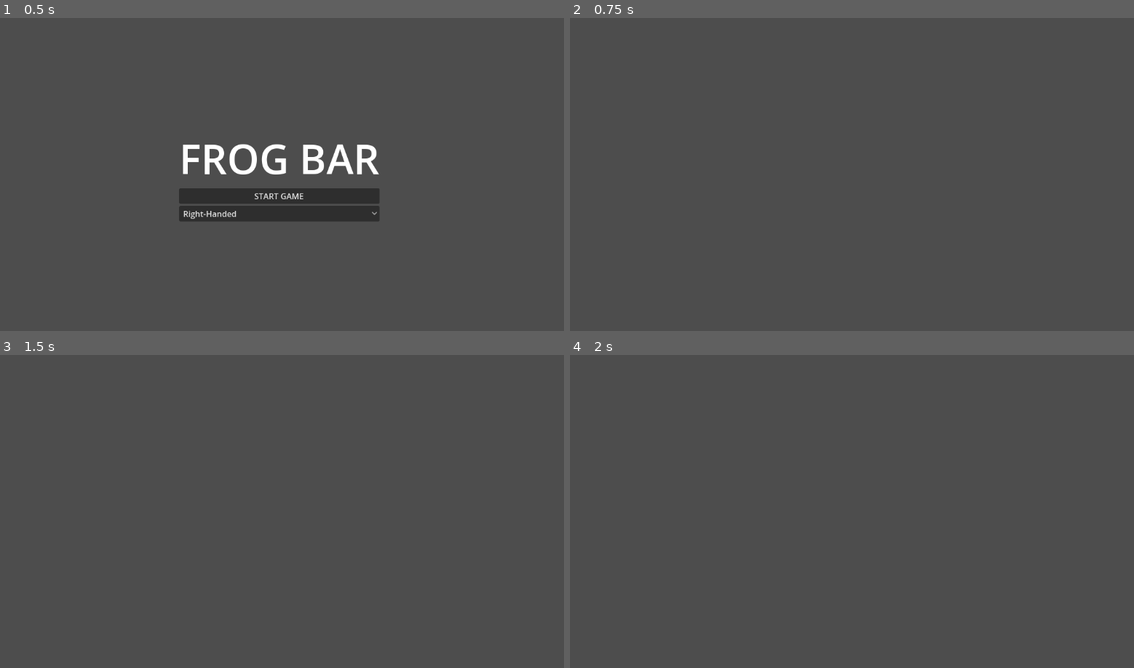
Above: before the commit, frames 1-4 (two rows, left to right).
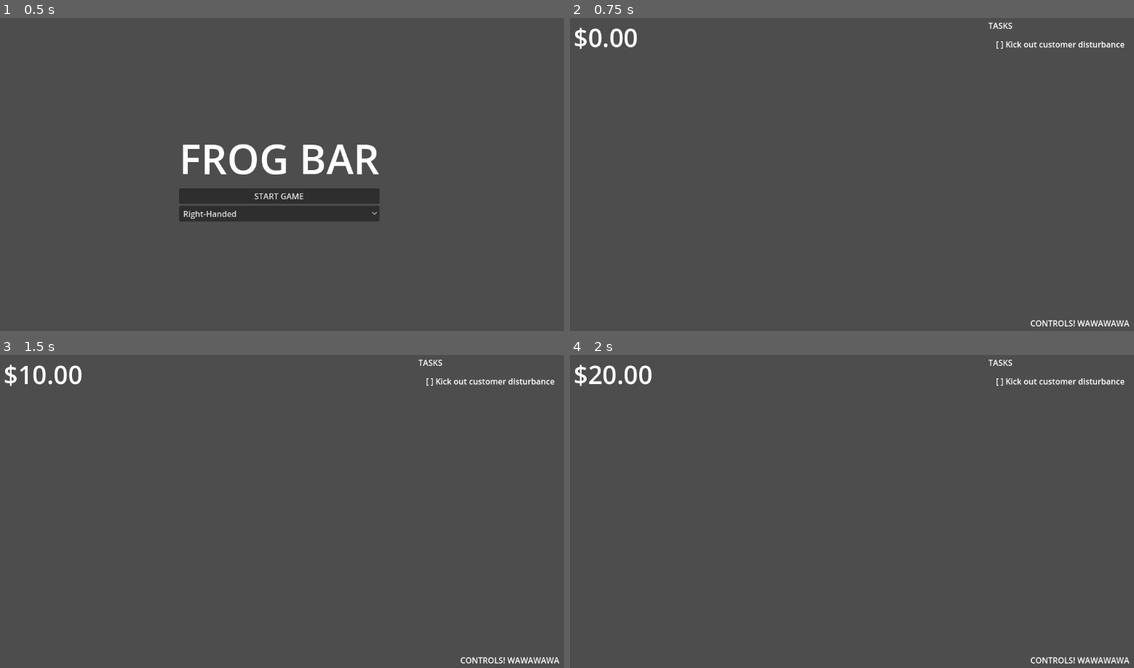
Above: after the commit, the same moments.

Repository: csweet22/FrogBar
Game: Godot game, scene res://Menus/main_menu.tscn
The game is run twice, just before and just after one commit, with the same random seed, the same clock (stepped at 60 frames per second) and the same inputs. Before the commit the project has no main scene; this scene is started directly in both runs.
Inputs:
- Up to frame 1 (0.5 s): no input
- Up to frame 2 (0.75 s): click "START GAME" at 0.5 s
- Up to frame 3 (1.5 s): tap Enter (ui_accept) at 1.25, 1.35 s; hold Right (ui_right) from 1.28 s (still down)
- Up to frame 4 (2 s): keep holding Right (ui_right); tap Enter (ui_accept) at 1.52, 1.82 s

Frame 1 is identical in both runs. In frame 2, 0.8% of the frame differs, in the area x 0-100%, y 1-99%; in frame 3, 0.9%; in frame 4, 0.9%.

Commit message:
Score system pass 1

Diff:
--- a/Entities/player.gd
+++ b/Entities/player.gd
@@ -16,6 +16,9 @@
 	# Handle jump.
 	if Input.is_action_just_pressed("ui_accept") and is_on_floor():
 		velocity.y = JUMP_VELOCITY
+	# Handle jump.
+	if Input.is_action_just_pressed("ui_accept"):
+		GameManager.add_score(5.00)
 
 	# Get the input direction and handle the movement/deceleration.
 	# As good practice, you should replace UI actions with custom gameplay actions.
--- /dev/null
+++ b/Menus/hud_menu.gd
@@ -0,0 +1,10 @@
+extends Control
+
+@export var score_label: Label
+
+# Called when the node enters the scene tree for the first time.
+func _ready() -> void:
+	GameManager.score_changed.connect(on_score_changed)
+
+func on_score_changed(score: float):
+	score_label.text = "$" + ("%.2f" % score)
--- a/Menus/hud_menu.tscn
+++ b/Menus/hud_menu.tscn
@@ -1,9 +1,77 @@
-[gd_scene format=3 uid="uid://dt1algih62327"]
+[gd_scene load_steps=3 format=3 uid="uid://dt1algih62327"]
 
-[node name="HudMenu" type="Control"]
+[ext_resource type="Script" path="res://Menus/hud_menu.gd" id="1_dqlh7"]
+
+[sub_resource type="LabelSettings" id="LabelSettings_ju0bk"]
+font_size = 50
+
+[node name="HudMenu" type="Control" node_paths=PackedStringArray("score_label")]
 layout_mode = 3
 anchors_preset = 15
 anchor_right = 1.0
 anchor_bottom = 1.0
 grow_horizontal = 2
 grow_vertical = 2
+script = ExtResource("1_dqlh7")
+score_label = NodePath("TipsContainer/Label")
+
+[node name="TipsContainer" type="MarginContainer" parent="."]
+layout_mode = 1
+offset_right = 197.0
+offset_bottom = 40.0
+theme_override_constants/margin_left = 30
+theme_override_constants/margin_top = 15
+
+[node name="Label" type="Label" parent="TipsContainer"]
+layout_mode = 2
+text = "$0.00"
+label_settings = SubResource("LabelSettings_ju0bk")
+
+[node name="Main" type="MarginContainer" parent="."]
+layout_mode = 1
+anchors_preset = 1
+anchor_left = 1.0
+anchor_right = 1.0
+offset_left = -315.0
+offset_bottom = 85.0
+grow_horizontal = 0
+theme_override_constants/margin_left = 15
+theme_override_constants/margin_top = 15
+theme_override_constants/margin_right = 15
+theme_override_constants/margin_bottom = 15
+
+[node name="TaskContainer" type="VBoxContainer" parent="Main"]
+layout_mode = 2
+
+[node name="Title" type="Label" parent="Main/TaskContainer"]
+layout_mode = 2
+text = "TASKS"
+
+[node name="MarginContainer" type="MarginContainer" parent="Main/TaskContainer"]
+layout_mode = 2
+theme_override_constants/margin_left = 15
+theme_override_constants/margin_top = 10
+theme_override_constants/margin_right = 15
+theme_override_constants/margin_bottom = 10
+
+[node name="Label" type="Label" parent="Main/TaskContainer/MarginContainer"]
+layout_mode = 2
+text = "[ ] Kick out customer disturbance"
+
+[node name="ControlsContainer" type="MarginContainer" parent="."]
+layout_mode = 1
+anchors_preset = 3
+anchor_left = 1.0
+anchor_top = 1.0
+anchor_right = 1.0
+anchor_bottom = 1.0
+offset_left = -40.0
+offset_top = -40.0
+grow_horizontal = 0
+grow_vertical = 0
+theme_override_constants/margin_right = 20
+theme_override_constants/margin_bottom = 20
+
+[node name="Label" type="Label" parent="ControlsContainer"]
+layout_mode = 2
+text = "CONTROLS! WAWAWAWA"
--- a/game_manager.gd
+++ b/game_manager.gd
@@ -8,7 +8,7 @@
 var frogs
 
 signal game_ended
-signal score_changed
+signal score_changed(new_score: float)
 
 func _ready() -> void:
 	# load in all frogs in scene into list
@@ -22,8 +22,8 @@
 
 func set_score(value: float) -> void:
 	if score != value:
-		score_changed.emit()
-	score = value
+		score = value
+		score_changed.emit(score)
 
 func get_score() -> float:
 	return score
--- a/main_level.tscn
+++ b/main_level.tscn
@@ -1,3 +1,10 @@
-[gd_scene format=3 uid="uid://cv2oe30rc31yb"]
+[gd_scene load_steps=3 format=3 uid="uid://cv2oe30rc31yb"]
+
+[ext_resource type="PackedScene" uid="uid://bbbpykewcb80w" path="res://Entities/player.tscn" id="1_0yw4s"]
+[ext_resource type="PackedScene" uid="uid://dt1algih62327" path="res://Menus/hud_menu.tscn" id="2_68xt6"]
 
 [node name="MainLevel" type="Node3D"]
+
+[node name="Player" parent="." instance=ExtResource("1_0yw4s")]
+
+[node name="HudMenu" parent="." instance=ExtResource("2_68xt6")]
--- a/project.godot
+++ b/project.godot
@@ -11,6 +11,7 @@
 [application]
 
 config/name="FrogBar"
+run/main_scene="res://Menus/main_menu.tscn"
 config/features=PackedStringArray("4.3", "Forward Plus")
 config/icon="res://icon.svg"
 
